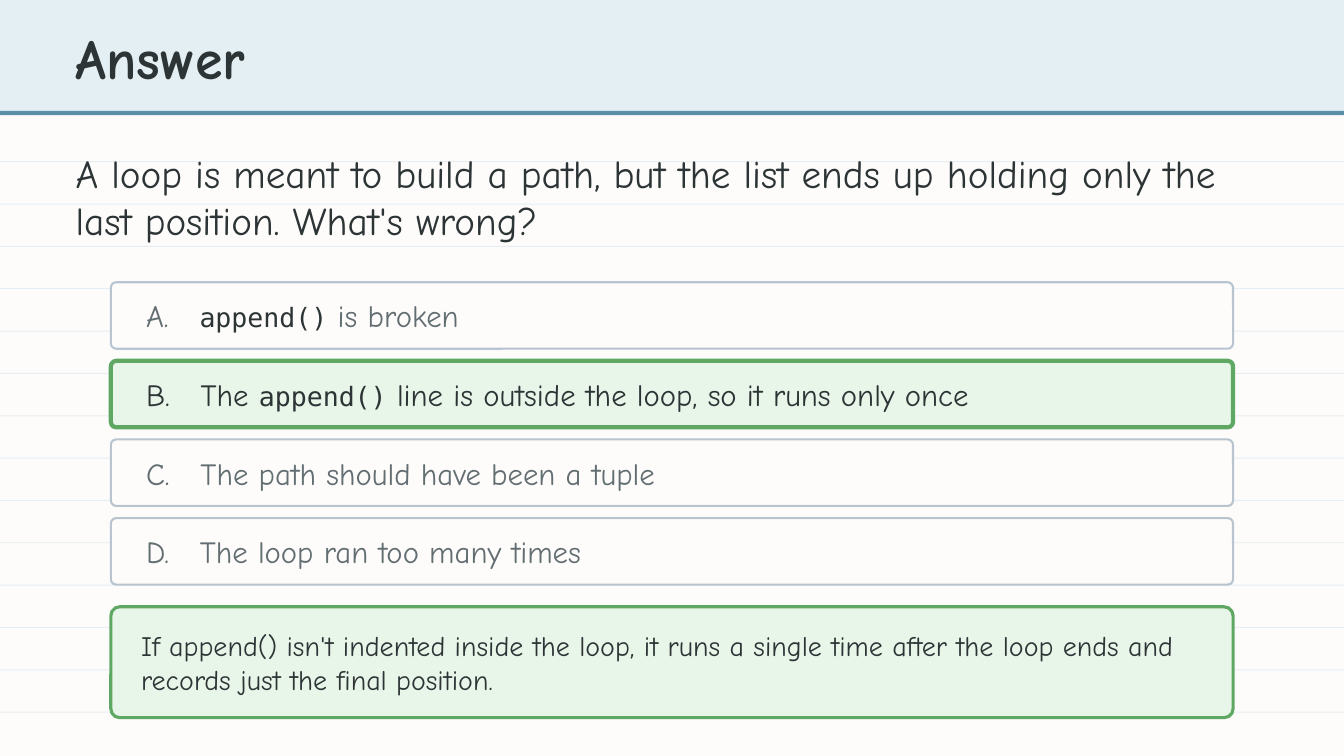
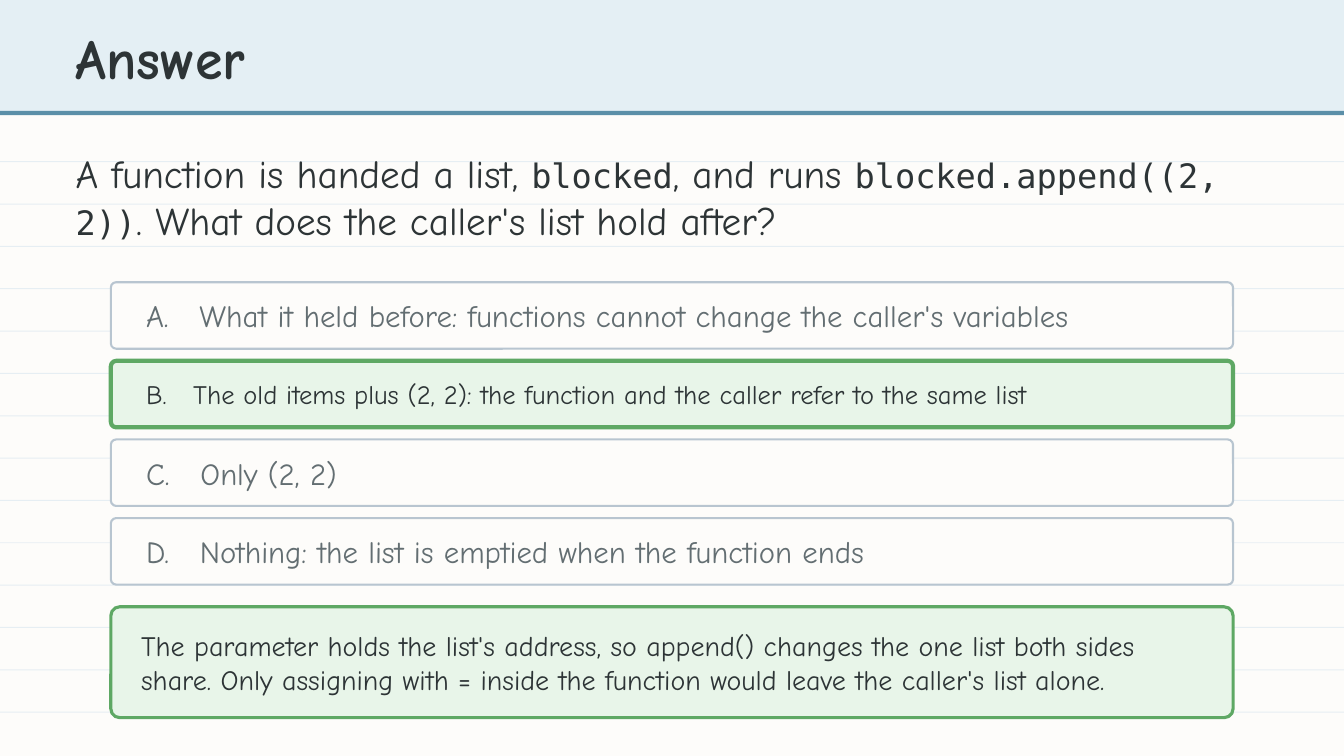
Before and after one commit to bradamiller/LearningPython, a slide deck: slide 31 of static/slides/module-04-manhattan/module-4-lesson-02-a-path-that-grows.pptx (slide 16 before the commit). Drawn at 1344x756 pixels with LibreOffice and Linux fonts; fonts in the diff are those of the drawing. Boxes give left, top, right and bottom in pixels: in the first picture for what was removed or moved away, otherwise in the second. Text is boxed around its words. In the diff, an @@ line names an element or a change of style, - is before the commit and + after.

```diff
--- a/static/slides/module-04-manhattan/module-4-lesson-02-a-path-that-grows.pptx
+++ b/static/slides/module-04-manhattan/module-4-lesson-02-a-path-that-grows.pptx
@@ text at [76, 161, 1219, 240]: text changed @@
-A loop is meant to build a path, but the list ends up holding only the last position. What's wrong?
+A function is handed a list, blocked, and runs blocked.append((2, 2)). What does the caller's list hold after?
@@ text at [146, 306, 1069, 333]: text changed @@
-A. append() is broken
+A. What it held before: functions cannot change the caller's variables
@@ text at [146, 383, 1026, 409]: text changed; size 22 to 19 pt @@
-B. The append() line is outside the loop, so it runs only once
+B. The old items plus (2, 2): the function and the caller refer to the same list
@@ text at [146, 461, 337, 491]: text changed @@
-C. The path should have been a tuple
+C. Only (2, 2)
@@ text at [146, 542, 864, 569]: text changed @@
-D. The loop ran too many times
+D. Nothing: the list is emptied when the function ends
@@ text at [141, 634, 1135, 696]: text changed @@
-If append() isn't indented inside the loop, it runs a single time after the loop ends and records just the final position.
+The parameter holds the list's address, so append() changes the one list both sides share. Only assigning with = inside the function would leave the caller's list alone.
```
Also in this commit, not shown: 16 other slides changed, 14 slides added, 2 slides removed, 42 other files.
